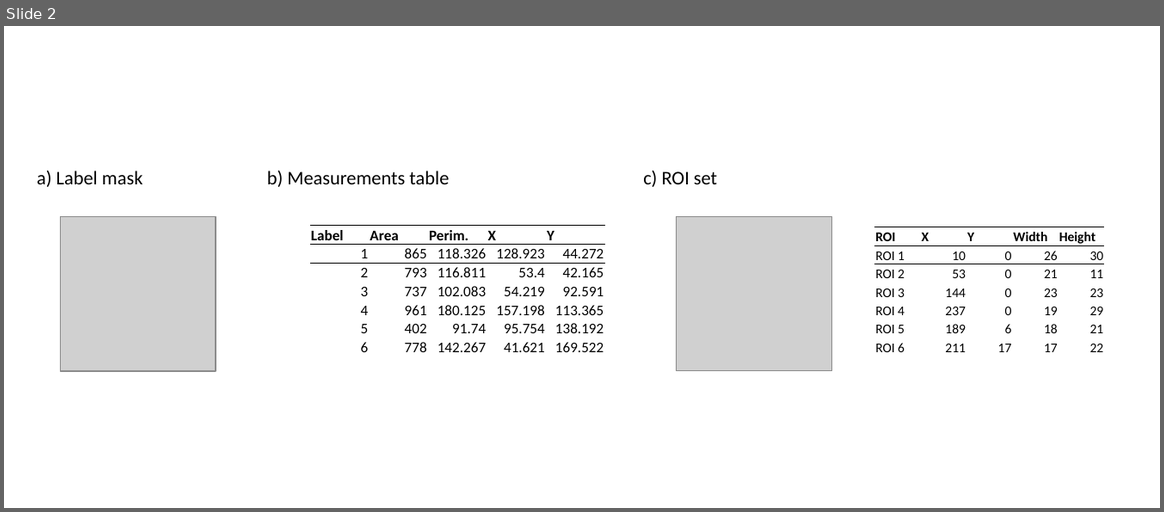
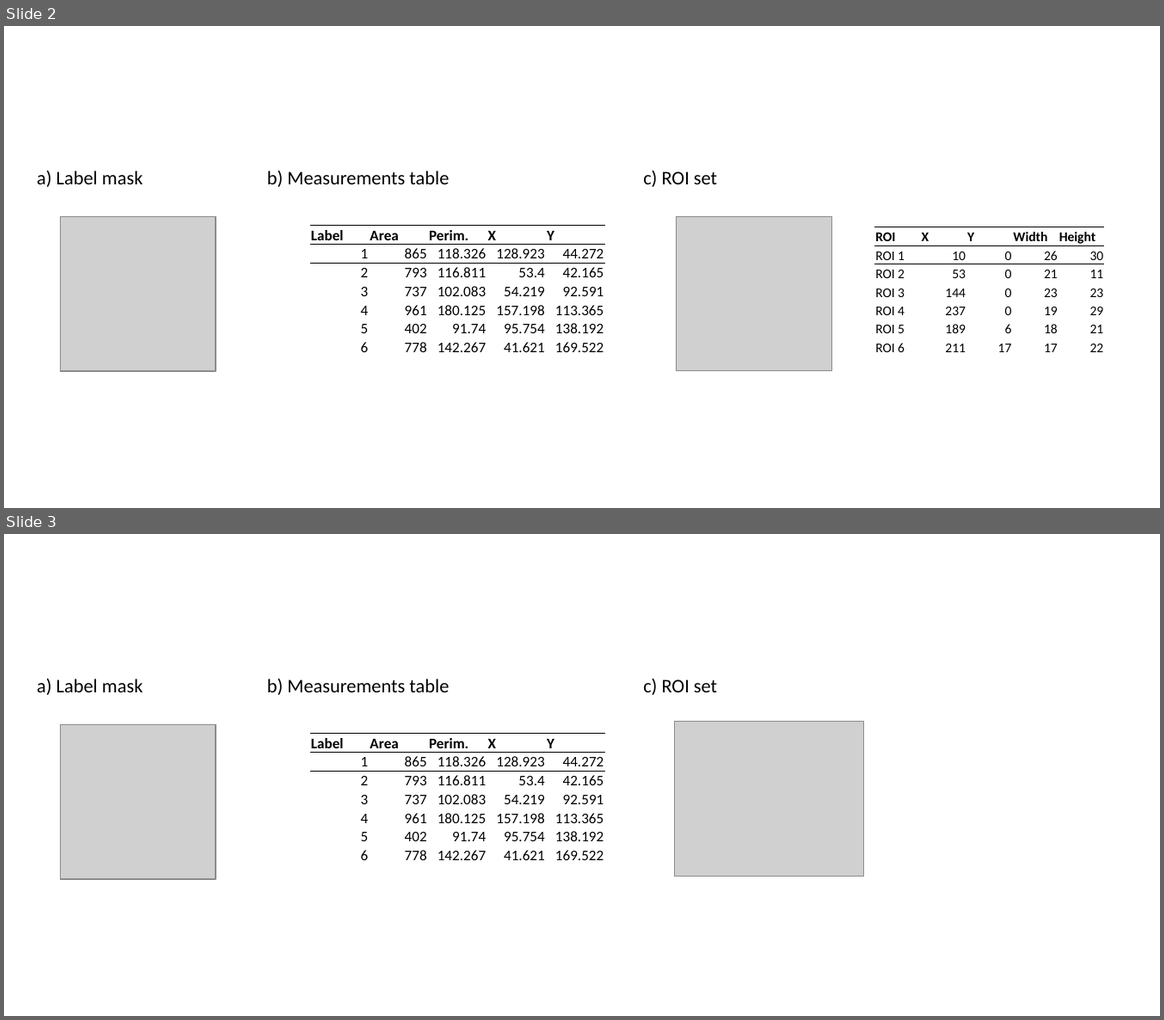
Before and after one commit to NEUBIAS/training-resources, a slide deck: figures/resources/output_saving.pptx. Shown one above the other, each under a label of ours: slide 2 before the commit, slides 2 and 3 after it. The pictures are 1164x512 and 1164x1020 pixels, drawn with LibreOffice and Linux fonts; fonts in the diff are those of the drawing; grey boxes stand for pictures. Boxes give left, top, right and bottom in pixels: in the first picture for what was removed or moved away, otherwise in the second. Text is boxed around its words. In the diff, an @@ line names an element or a change of style, - is before the commit and + after.

```diff
--- a/figures/resources/output_saving.pptx
+++ b/figures/resources/output_saving.pptx
@@ slide 3 added at <box>4,534,1160,1016</box>, background #FFFFFF @@
@@ text added at <box>37,678,143,695</box>, 14.4 pt, text #000000 @@
+a) Label mask
@@ text added at <box>267,678,449,695</box>, 14.4 pt, text #000000 @@
+b) Measurements table
@@ text added at <box>643,678,717,695</box>, 14.4 pt, text #000000 @@
+c) ROI set
@@ picture added at <box>61,725,216,879</box> @@
@@ table added at <box>310,734,604,864</box>, 7 rows, 5 columns @@
+Label | Area | Perim. | X | Y
+1 | 865 | 118.326 | 128.923 | 44.272
+2 | 793 | 116.811 | 53.4 | 42.165
+3 | 737 | 102.083 | 54.219 | 92.591
+4 | 961 | 180.125 | 157.198 | 113.365
+5 | 402 | 91.74 | 95.754 | 138.192
+6 | 778 | 142.267 | 41.621 | 169.522
@@ picture added at <box>675,721,863,875</box> @@
```
Also in this commit, not shown: 9 other files.
